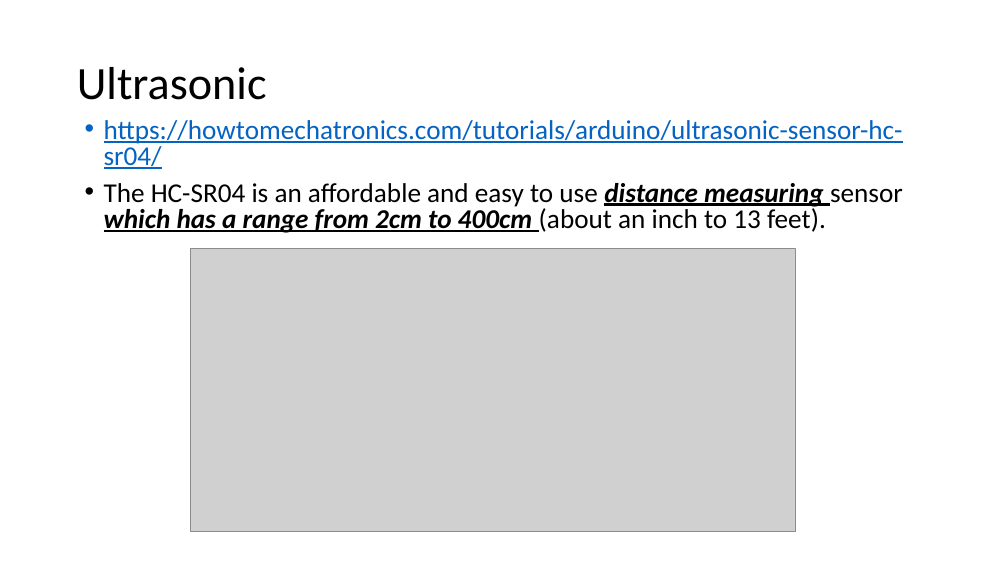
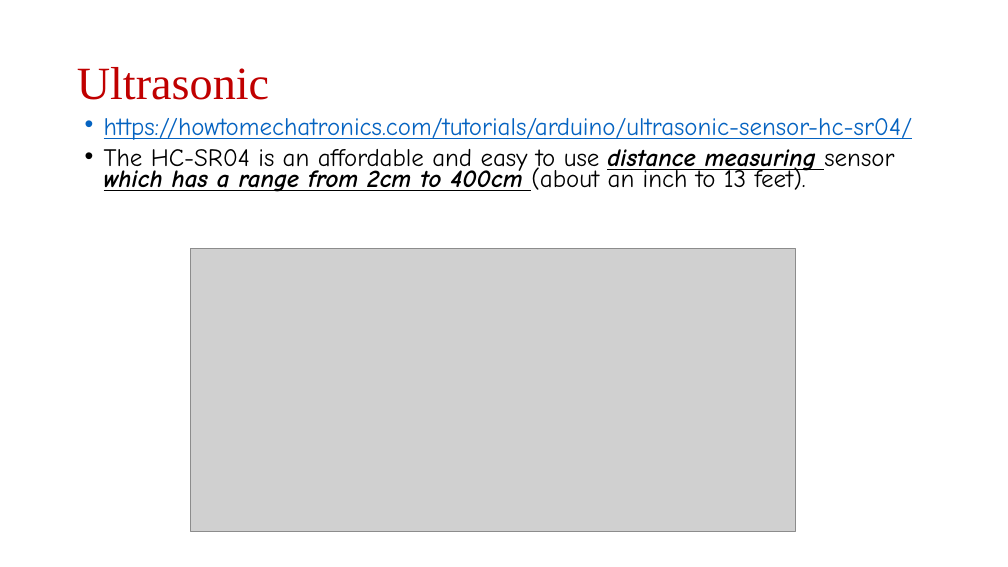
Before and after one commit to abadr99/Arduino_AZEX_24, a slide deck: slide 18 of Workshop_Presentation.pptx. Drawn at 1008x567 pixels with LibreOffice and Linux fonts; fonts in the diff are those of the drawing; grey boxes stand for pictures. Boxes give left, top, right and bottom in pixels: in the first picture for what was removed or moved away, otherwise in the second. Text is boxed around its words. In the diff, an @@ line names an element or a change of style, - is before the commit and + after.

```diff
--- a/Workshop_Presentation.pptx
+++ b/Workshop_Presentation.pptx
@@ title "Ultrasonic" at (77,67,269,100): font Calibri to Times New Roman, text colour #000000 to #C00000 @@
@@ text "https://howtomechatronics.com/tutorials/arduino/ultrasonic-s ..." at (104,118,913,192): size 25.9 to 23.8 pt, font Calibri to Comic Neue; line spacing 0.8 to 0.7 @@
```
Also in this commit, not shown: 27 other slides changed.
